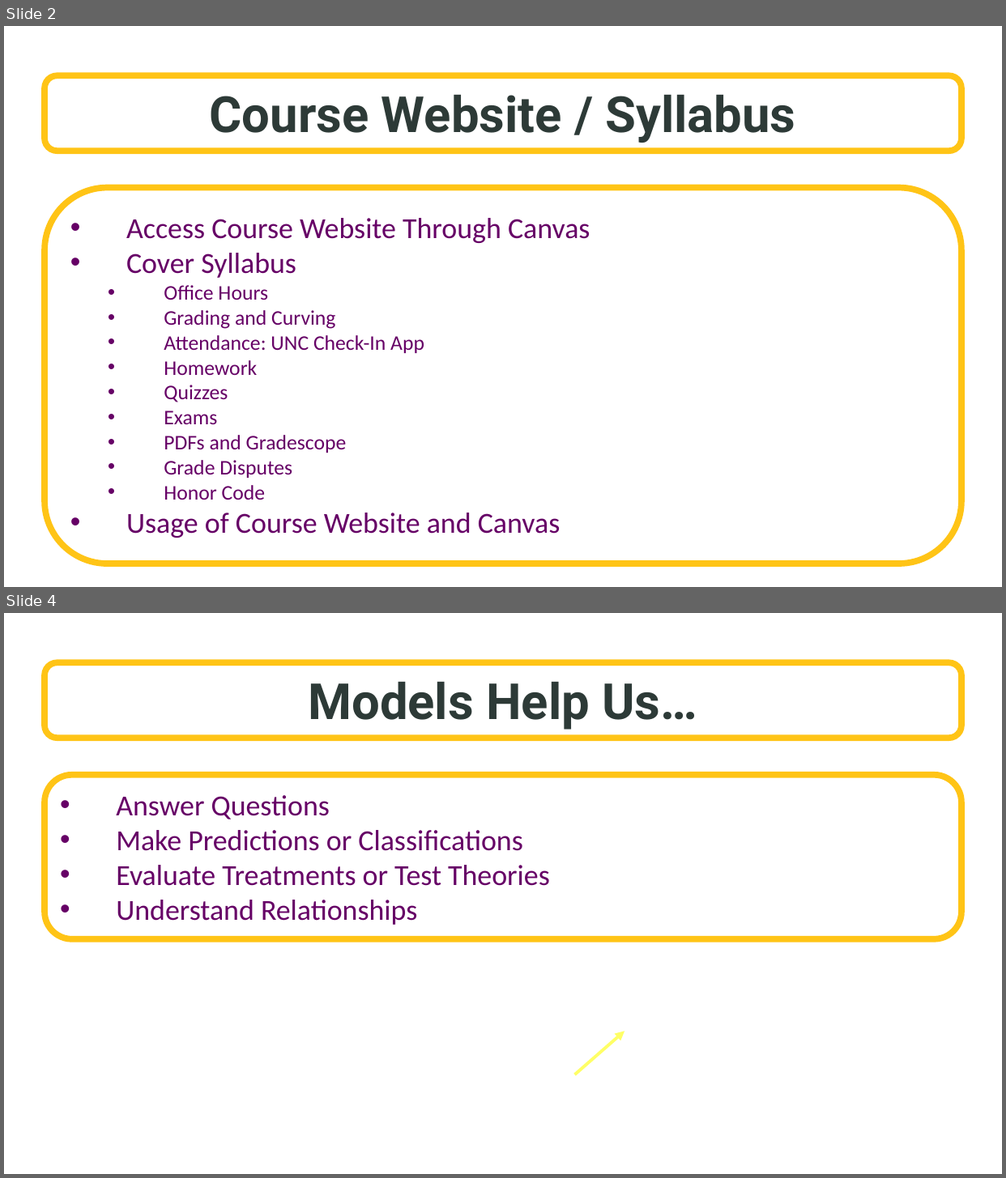
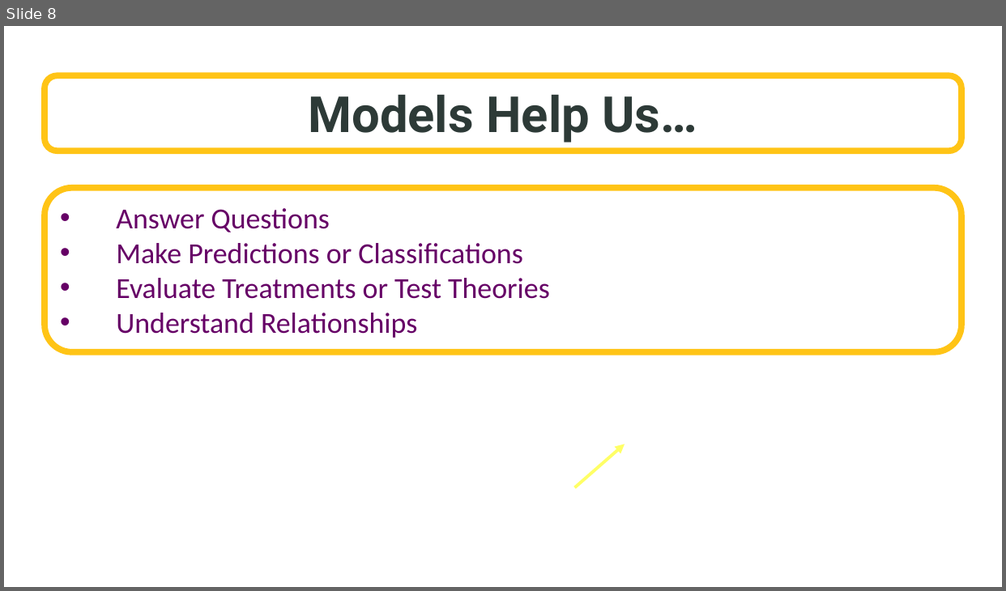
Before and after one commit to SuperMarioGiacomazzo/STOR455_WEBSITE, a slide deck: Lectures/2 - Four Step Process.pptx. Shown one above the other, each under a label of ours: slides 2 and 4 before the commit, slide 8 after it; the slides between them are not shown. The pictures are 1006x1178 and 1006x591 pixels, drawn with LibreOffice and Linux fonts; fonts in the diff are those of the drawing; background and template pictures are left out. Boxes give left, top, right and bottom in pixels: in the first picture for what was removed or moved away, otherwise in the second. Text is boxed around its words. In the diff, an @@ line names an element or a change of style, - is before the commit and + after.

```diff
--- a/Lectures/2 - Four Step Process.pptx
+++ b/Lectures/2 - Four Step Process.pptx
@@ slide 2 removed at <box>4,26,1002,587</box>, background picture (left out) @@
@@ rounded rectangle removed at <box>44,75,961,151</box> @@
-Course Website / Syllabus
@@ rounded rectangle removed at <box>44,188,961,565</box> @@
-• Access Course Website Through Canvas
-• Cover Syllabus
-  • Office Hours
-  • Grading and Curving
-  • Attendance: UNC Check-In App
-  • Homework
-  • Quizzes
-  • Exams
-  • PDFs and Gradescope
-  • Grade Disputes
-  • Honor Code
-• Usage of Course Website and Canvas
@@ what was slide 4 is now slide 8 @@
```
Also in this commit, not shown: 1 slide changed, 5 slides added, 1 other slide removed, 18 other files.
